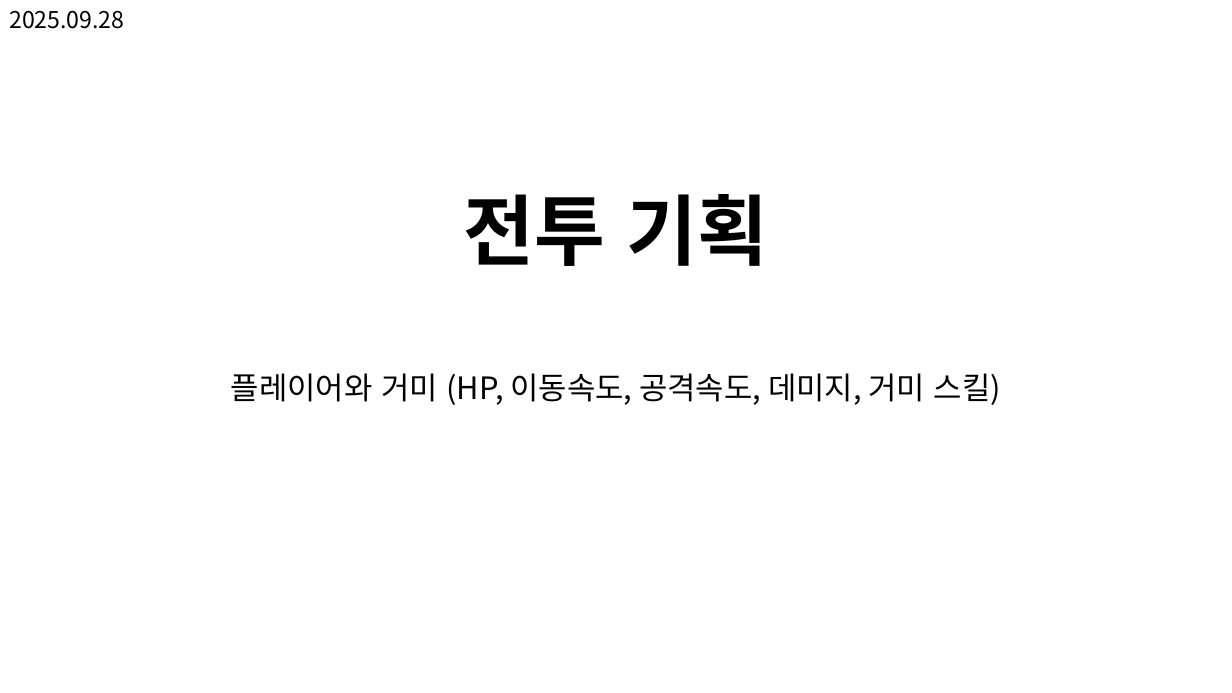
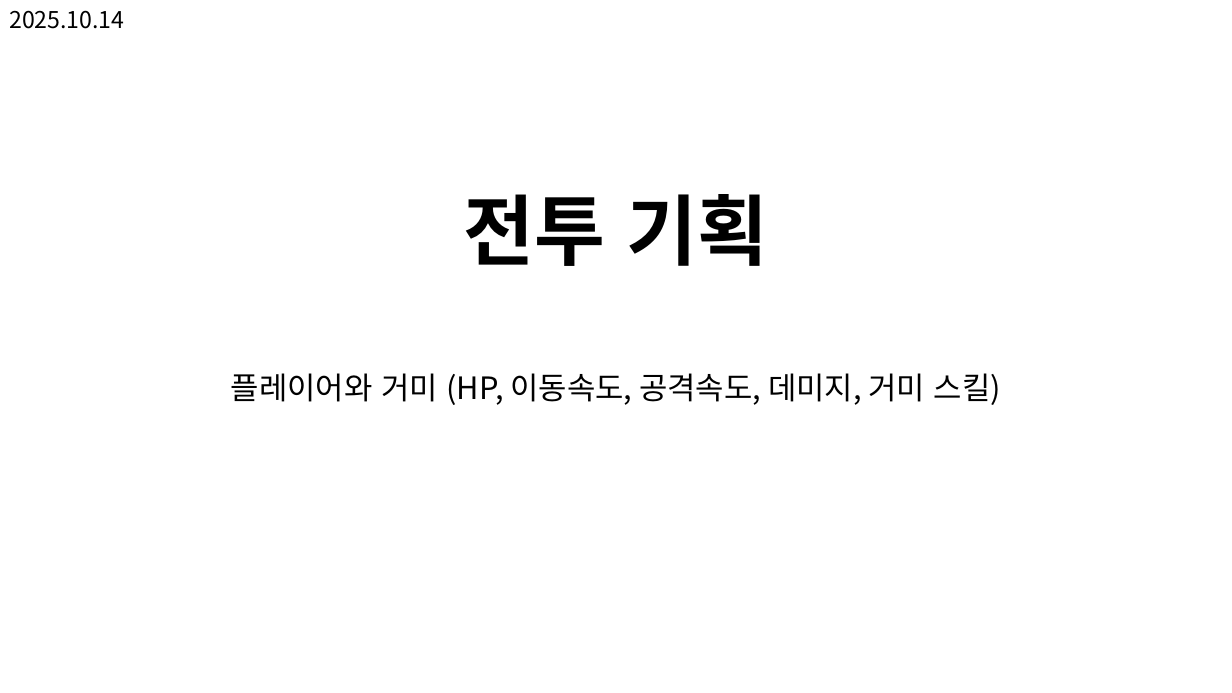
Before and after one commit to kimi5231/B1A2_project, a slide deck: slide 1 of 기획/전투 기획.pptx. Drawn at 1232x693 pixels with LibreOffice and Linux fonts; fonts in the diff are those of the drawing. Boxes give left, top, right and bottom in pixels: in the first picture for what was removed or moved away, otherwise in the second. Text is boxed around its words. In the diff, an @@ line names an element or a change of style, - is before the commit and + after.

```diff
--- a/기획/전투 기획.pptx
+++ b/기획/전투 기획.pptx
@@ text at [9, 10, 124, 29]: text changed @@
-2025.09.28
+2025.10.14
```
Also in this commit, not shown: 2 other slides changed, 1 slide added.
